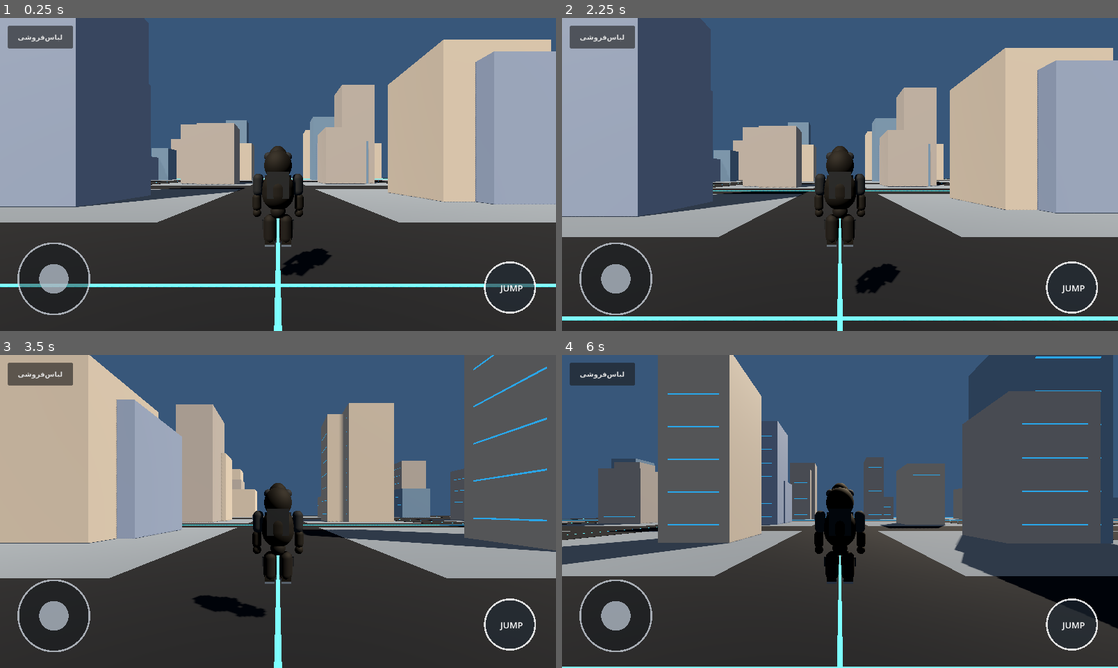
Above: before the commit, frames 1-4 (two rows, left to right).
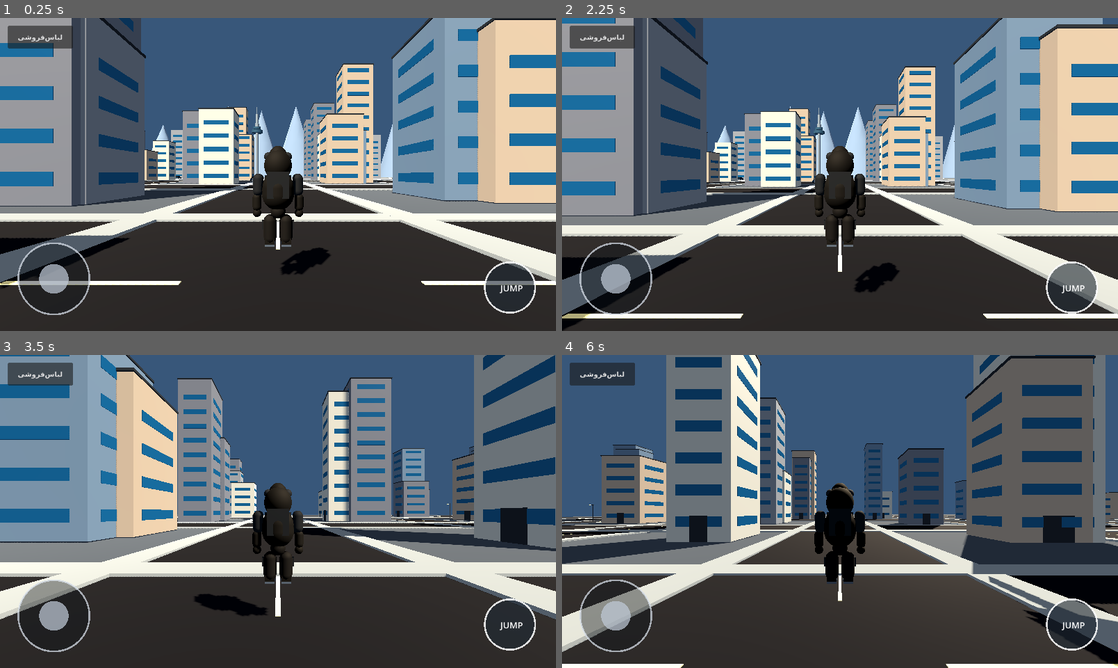
Above: after the commit, the same moments.

Repository: nickdehghani95-cmyk/GHOST-OPEN-WORLD
Game: Godot game, scene res://scenes/main.tscn
Two runs of this game, one before a commit and one after it. Both use one fixed random seed, a clock stepped at 60 frames per second and the inputs below.
Inputs (mouse positions are in pixels of both pictures, inside the frame that each line leads up to):
- Up to frame 1 (0.25 s): no input
- Up to frame 2 (2.25 s): click "لباس‌فروشی" at 0.5 s; tap Enter at 1.25 s; drag from (840, 174) to (895, 105) at 1.27 s; tap Space (jump) at 2 s; drag from (728, 190) to (812, 237) at 2.02 s
- Up to frame 3 (3.5 s): move the mouse to (333, 442) at 2.77 s; hold D (move_right) from 2.78 s (still down)
- Up to frame 4 (6 s): release D (move_right) at 3.5 s; drag from (812, 574) to (673, 464) at 3.52 s; tap Enter at 4.25 s; move the mouse to (1006, 558) at 4.27 s; hold A (move_left) 4.28-5 s; tap Space (jump) at 4.52, 5.75 s; drag from (673, 464) to (756, 433) at 5.02 s; move the mouse to (867, 511) at 5.77 s; hold S (move_back) from 5.78 s (still down); click (867, 511) at 5.92 s

The runs differ from the first frame. In frame 1, 47% of the frame differs, in the area x 0-100%, y 0-100%; in frame 2, 51%; in frame 3, 51%; in frame 4, 38%.

Commit message:
Upgrade Tehran district visuals with landmark, detailed streets, buildings and traffic props

Diff:
--- a/scripts/city_generator.gd
+++ b/scripts/city_generator.gd
@@ -1,43 +1,65 @@
 extends Node3D
 
-# Procedural futuristic Tehran blockout. Static ground collision keeps the player grounded.
+# Original procedural futuristic Tehran district. This is a playable art blockout,
+# not a finished AAA asset pack. All geometry is generated at runtime.
 @export var blocks_per_side: int = 7
 @export var block_size: float = 24.0
 @export var road_width: float = 12.0
-@export var building_height_min: float = 8.0
-@export var building_height_max: float = 28.0
+@export var building_height_min: float = 10.0
+@export var building_height_max: float = 34.0
 
 var rng := RandomNumberGenerator.new()
-var concrete_mat := StandardMaterial3D.new()
+var ground_mat := StandardMaterial3D.new()
 var road_mat := StandardMaterial3D.new()
+var sidewalk_mat := StandardMaterial3D.new()
+var line_mat := StandardMaterial3D.new()
+var glass_mat := StandardMaterial3D.new()
+var trim_mat := StandardMaterial3D.new()
 var building_mats: Array[StandardMaterial3D] = []
-var window_mat := StandardMaterial3D.new()
 
 func _ready() -> void:
     rng.seed = 2050
-    concrete_mat.albedo_color = Color(0.27, 0.29, 0.31)
-    road_mat.albedo_color = Color(0.045, 0.055, 0.07)
-    window_mat.albedo_color = Color(0.22, 0.68, 0.92)
-    window_mat.emission_enabled = true
-    window_mat.emission = Color(0.08, 0.38, 0.72)
-    window_mat.emission_energy_multiplier = 0.65
-    for tint in [Color(0.31, 0.34, 0.39), Color(0.38, 0.36, 0.34), Color(0.25, 0.31, 0.36), Color(0.43, 0.40, 0.36)]:
+    ground_mat.albedo_color = Color(0.20, 0.22, 0.24)
+    road_mat.albedo_color = Color(0.035, 0.045, 0.058)
+    road_mat.roughness = 0.94
+    sidewalk_mat.albedo_color = Color(0.42, 0.43, 0.42)
+    line_mat.albedo_color = Color(0.88, 0.78, 0.48)
+    glass_mat.albedo_color = Color(0.10, 0.30, 0.42)
+    glass_mat.metallic = 0.35
+    glass_mat.roughness = 0.22
+    glass_mat.emission_enabled = true
+    glass_mat.emission = Color(0.025, 0.12, 0.19)
+    glass_mat.emission_energy_multiplier = 0.45
+    trim_mat.albedo_color = Color(0.16, 0.18, 0.20)
+    trim_mat.metallic = 0.55
+    for tint in [Color(0.37, 0.38, 0.39), Color(0.48, 0.43, 0.37), Color(0.28, 0.34, 0.39), Color(0.53, 0.52, 0.48), Color(0.30, 0.31, 0.33)]:
         var material := StandardMaterial3D.new()
         material.albedo_color = tint
-        material.roughness = 0.9
+        material.roughness = 0.86
         building_mats.append(material)
     _build_city()
 
 func _build_city() -> void:
     var total := blocks_per_side * block_size + (blocks_per_side + 1) * road_width
-    _add_box("CityGround", Vector3(total, 0.3, total), Vector3(0, -0.18, 0), concrete_mat, true)
-
+    _add_box("CityGround", Vector3(total + 90.0, 0.3, total + 150.0), Vector3(0, -0.22, 25.0), ground_mat, true)
+
+    # Asphalt, sidewalks and clear lane markings.
     for i in range(blocks_per_side + 1):
         var offset := -total * 0.5 + road_width * 0.5 + i * (block_size + road_width)
-        _add_box("Road_NS_%d" % i, Vector3(road_width, 0.06, total), Vector3(offset, -0.035, 0), road_mat, false)
-        _add_box("Road_EW_%d" % i, Vector3(total, 0.06, road_width), Vector3(0, -0.03, offset), road_mat, false)
-        _add_box("RoadLine_NS_%d" % i, Vector3(0.12, 0.012, total), Vector3(offset, 0.002, 0), window_mat, false)
-        _add_box("RoadLine_EW_%d" % i, Vector3(total, 0.012, 0.12), Vector3(0, 0.004, offset), window_mat, false)
+        _add_box("Road_NS_%d" % i, Vector3(road_width, 0.07, total + 70.0), Vector3(offset, -0.035, 0), road_mat, false)
+        _add_box("Road_EW_%d" % i, Vector3(total + 70.0, 0.07, road_width), Vector3(0, -0.035, offset), road_mat, false)
+        _add_box("Sidewalk_NS_A_%d" % i, Vector3(1.7, 0.20, total + 70.0), Vector3(offset - road_width * 0.5 - 0.85, 0.02, 0), sidewalk_mat, false)
+        _add_box("Sidewalk_NS_B_%d" % i, Vector3(1.7, 0.20, total + 70.0), Vector3(offset + road_width * 0.5 + 0.85, 0.02, 0), sidewalk_mat, false)
+        _add_box("Sidewalk_EW_A_%d" % i, Vector3(total + 70.0, 0.20, 1.7), Vector3(0, 0.02, offset - road_width * 0.5 - 0.85), sidewalk_mat, false)
+        _add_box("Sidewalk_EW_B_%d" % i, Vector3(total + 70.0, 0.20, 1.7), Vector3(0, 0.02, offset + road_width * 0.5 + 0.85), sidewalk_mat, false)
+        # Broken center line dashes, not a single glowing stripe.
+        for dash in range(0, int((total + 60.0) / 9.0)):
+            var along := -total * 0.5 - 25.0 + float(dash) * 9.0
+            _add_box("LaneDash_NS_%d_%d" % [i, dash], Vector3(0.13, 0.018, 3.8), Vector3(offset, 0.012, along), line_mat, false)
+            _add_box("LaneDash_EW_%d_%d" % [i, dash], Vector3(3.8, 0.018, 0.13), Vector3(along, 0.012, offset), line_mat, false)
+        if i % 2 == 0:
+            _make_street_lamp(Vector3(offset - 3.0, 0, -total * 0.35))
+            _make_street_lamp(Vector3(offset + 3.0, 0, total * 0.30))
 
     for x in range(blocks_per_side):
         for z in range(blocks_per_side):
@@ -45,20 +67,142 @@
             var center_z := -total * 0.5 + road_width + block_size * 0.5 + z * (block_size + road_width)
             _make_building_block(Vector3(center_x, 0, center_z), x, z)
 
+    _make_milad_tower(Vector3(0, 0, -total * 0.5 - 30.0))
+    _make_mountain_ridge(total)
+    _make_traffic_props(total)
+
 func _make_building_block(center: Vector3, grid_x: int, grid_z: int) -> void:
     var count := rng.randi_range(1, 3)
     for index in range(count):
-        var width := rng.randf_range(7.0, 11.0)
-        var depth := rng.randf_range(7.0, 11.0)
+        var width := rng.randf_range(6.5, 10.0)
+        var depth := rng.randf_range(6.5, 10.0)
         var height := rng.randf_range(building_height_min, building_height_max)
-        var local_x := rng.randf_range(-4.0, 4.0)
-        var local_z := rng.randf_range(-4.0, 4.0)
+        var local_x := rng.randf_range(-4.2, 4.2)
+        var local_z := rng.randf_range(-4.2, 4.2)
         var pos := center + Vector3(local_x, height * 0.5, local_z)
         var size := Vector3(width, height, depth)
         var material: Material = building_mats[rng.randi_range(0, building_mats.size() - 1)]
         _add_box("Building_%d_%d_%d" % [grid_x, grid_z, index], size, pos, material, true)
-        for floor_index in range(int(height / 3.2)):
-            _add_box("Window_%d_%d_%d_%d" % [grid_x, grid_z, index, floor_index], Vector3(width * 0.72, 0.12, 0.035), Vector3(pos.x, 1.8 + float(floor_index) * 3.2, pos.z - depth * 0.5 - 0.025), window_mat, false)
+        _add_box("RoofRim_%d_%d_%d" % [grid_x, grid_z, index], Vector3(width + 0.25, 0.24, depth + 0.25), Vector3(pos.x, height + 0.12, pos.z), trim_mat, false)
+        var floors := int(height / 3.2)
+        for floor_index in range(floors):
+            var wy := 2.0 + float(floor_index) * 3.2
+            # Front and back window bands.
+            for side in [-1.0, 1.0]:
+                _add_box("WindowFront_%d_%d_%d_%d_%d" % [grid_x, grid_z, index, floor_index, int(side)], Vector3(width * 0.72, 1.05, 0.045), Vector3(pos.x, wy, pos.z + side * (depth * 0.5 + 0.026)), glass_mat, false)
+                _add_box("WindowSide_%d_%d_%d_%d_%d" % [grid_x, grid_z, index, floor_index, int(side)], Vector3(0.045, 1.05, depth * 0.68), Vector3(pos.x + side * (width * 0.5 + 0.026), wy, pos.z), glass_mat, false)
+        # A visible entrance helps establish scale and street-level detail.
+        _add_box("Entrance_%d_%d_%d" % [grid_x, grid_z, index], Vector3(1.7, 2.6, 0.12), Vector3(pos.x, 1.3, pos.z - depth * 0.5 - 0.07), trim_mat, false)
+
+func _make_street_lamp(pos: Vector3) -> void:
+    var pole_mat := trim_mat
+    _add_cylinder("LampPole", 0.075, 5.2, pos + Vector3(0, 2.6, 0), pole_mat, false)
+    _add_box("LampArm", Vector3(1.0, 0.09, 0.09), pos + Vector3(0.42, 5.05, 0), pole_mat, false)
+    var lamp_mat := StandardMaterial3D.new()
+    lamp_mat.albedo_color = Color(1.0, 0.82, 0.55)
+    lamp_mat.emission_enabled = true
+    lamp_mat.emission = Color(1.0, 0.62, 0.28)
+    lamp_mat.emission_energy_multiplier = 1.2
+    _add_box("LampHead", Vector3(0.42, 0.14, 0.28), pos + Vector3(0.82, 4.98, 0), lamp_mat, false)
+
+func _make_milad_tower(base: Vector3) -> void:
+    var tower_mat := StandardMaterial3D.new()
+    tower_mat.albedo_color = Color(0.62, 0.67, 0.70)
+    tower_mat.metallic = 0.72
+    tower_mat.roughness = 0.3
+    var pod_mat := StandardMaterial3D.new()
+    pod_mat.albedo_color = Color(0.24, 0.36, 0.43)
+    pod_mat.metallic = 0.55
+    pod_mat.roughness = 0.25
+    _add_cylinder("MiladTowerShaft", 1.15, 54.0, base + Vector3(0, 27.0, 0), tower_mat, false)
+    _add_cylinder("MiladTowerLowerPod", 4.6, 2.4, base + Vector3(0, 39.0, 0), pod_mat, false)
+    _add_cylinder("MiladTowerUpperPod", 3.2, 2.0, base + Vector3(0, 42.0, 0), pod_mat, false)
+    _add_cylinder("MiladTowerCrown", 1.7, 3.0, base + Vector3(0, 44.5, 0), tower_mat, false)
+    _add_cylinder("MiladTowerAntenna", 0.18, 14.0, base + Vector3(0, 53.0, 0), tower_mat, false)
+
+func _make_mountain_ridge(total: float) -> void:
+    var mountain_mat := StandardMaterial3D.new()
+    mountain_mat.albedo_color = Color(0.36, 0.42, 0.48)
+    mountain_mat.roughness = 1.0
+    for i in range(9):
+        var cone := MeshInstance3D.new()
+        cone.name = "AlborzPeak_%d" % i
+        var mesh := CylinderMesh.new()
+        mesh.top_radius = 0.0
+        mesh.bottom_radius = rng.randf_range(24.0, 42.0)
+        mesh.height = rng.randf_range(75.0, 120.0)
+        mesh.radial_segments = 7
+        cone.mesh = mesh
+        cone.position = Vector3(-total * 0.65 + float(i) * total * 0.16, mesh.height * 0.28, -total * 0.5 - 100.0 - rng.randf_range(0.0, 28.0))
+        cone.material_override = mountain_mat
+        add_child(cone)
+
+func _make_traffic_props(total: float) -> void:
+    var car_paints: Array[Color] = [Color(0.055, 0.07, 0.085), Color(0.68, 0.66, 0.58), Color(0.55, 0.12, 0.08), Color(0.12, 0.25, 0.34)]
+    for i in range(12):
+        var car := Node3D.new()
+        car.name = "ParkedCar_%d" % i
+        var x := -total * 0.38 + float(i % 6) * 22.0
+        var z := -total * 0.34 + float(i / 6) * 38.0
+        car.position = Vector3(x, 0.0, z)
+        add_child(car)
+        var paint := StandardMaterial3D.new()
+        paint.albedo_color = car_paints[i % car_paints.size()]
+        paint.metallic = 0.55
+        paint.roughness = 0.28
+        var glass := StandardMaterial3D.new()
+        glass.albedo_color = Color(0.035, 0.09, 0.12)
+        glass.metallic = 0.3
+        _add_child_box(car, "CarBody", Vector3(2.0, 0.62, 4.1), Vector3(0, 0.72, 0), paint)
+        _add_child_box(car, "CarCabin", Vector3(1.55, 0.65, 2.0), Vector3(0, 1.28, 0.15), glass)
+        for side in [-1.0, 1.0]:
+            for front in [-1.0, 1.0]:
+                _add_child_cylinder(car, "Wheel", 0.36, 0.22, Vector3(side * 1.0, 0.38, front * 1.25), trim_mat)
+
+func _add_child_box(parent: Node3D, label: String, box_size: Vector3, pos: Vector3, material: Material) -> void:
+    var mesh_instance := MeshInstance3D.new()
+    mesh_instance.name = label
+    var mesh := BoxMesh.new()
+    mesh.size = box_size
+    mesh_instance.mesh = mesh
+    mesh_instance.position = pos
+    mesh_instance.material_override = material
+    parent.add_child(mesh_instance)
+
+func _add_child_cylinder(parent: Node3D, label: String, radius: float, height: float, pos: Vector3, material: Material) -> void:
+    var mesh_instance := MeshInstance3D.new()
+    mesh_instance.name = label
+    var mesh := CylinderMesh.new()
+    mesh.top_radius = radius
+    mesh.bottom_radius = radius
+    mesh.height = height
+    mesh_instance.mesh = mesh
+    mesh_instance.position = pos
+    mesh_instance.rotation_degrees.z = 90.0
+    mesh_instance.material_override = material
+    parent.add_child(mesh_instance)
+
+func _add_cylinder(label: String, radius: float, height: float, pos: Vector3, material: Material, solid: bool) -> void:
+    var mesh_instance := MeshInstance3D.new()
+    mesh_instance.name = label
+    var mesh := CylinderMesh.new()
+    mesh.top_radius = radius
+    mesh.bottom_radius = radius
+    mesh.height = height
+    mesh_instance.mesh = mesh
+    mesh_instance.position = pos
+    mesh_instance.material_override = material
+    add_child(mesh_instance)
+    if solid:
+        var body := StaticBody3D.new()
+        body.position = pos
+        var collision := CollisionShape3D.new()
+        var shape := CylinderShape3D.new()
+        shape.radius = radius
+        shape.height = height
+        collision.shape = shape
+        body.add_child(collision)
+        add_child(body)
 
 func _add_box(node_name: String, box_size: Vector3, pos: Vector3, material: Material, solid: bool) -> void:
     var mesh_instance := MeshInstance3D.new()
@@ -69,7 +213,6 @@
     mesh_instance.position = pos
     mesh_instance.material_override = material
     add_child(mesh_instance)
-
     if solid:
         var body := StaticBody3D.new()
         body.name = node_name + "_Collision"
